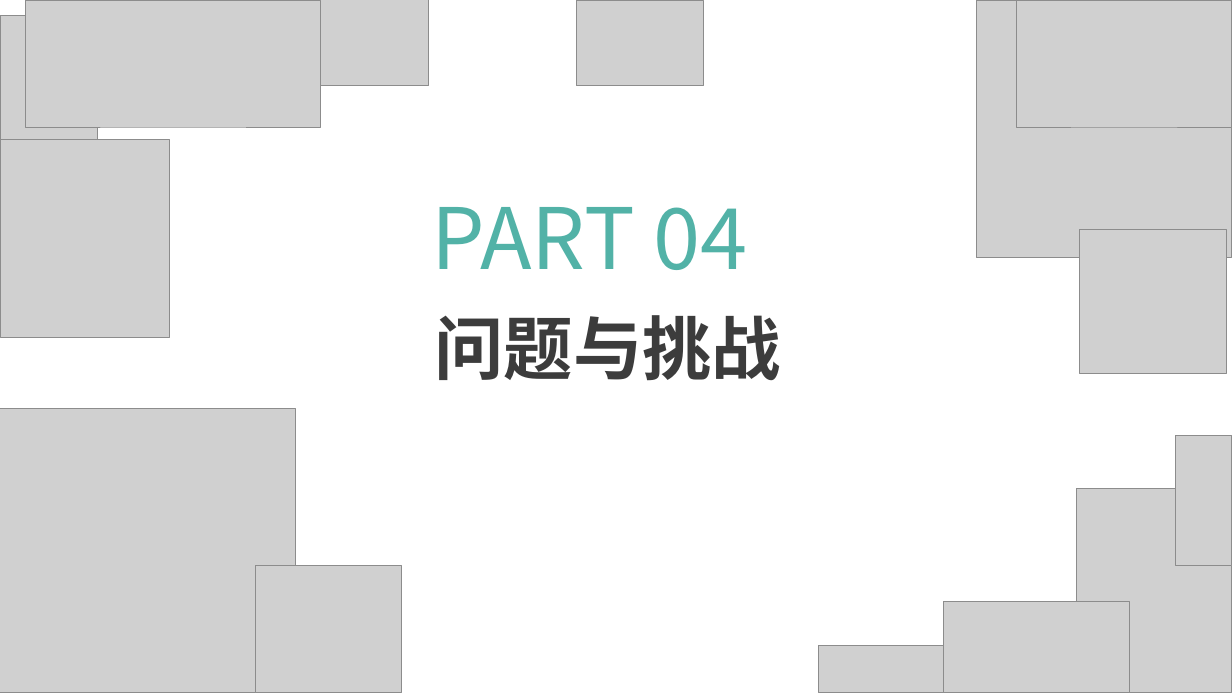
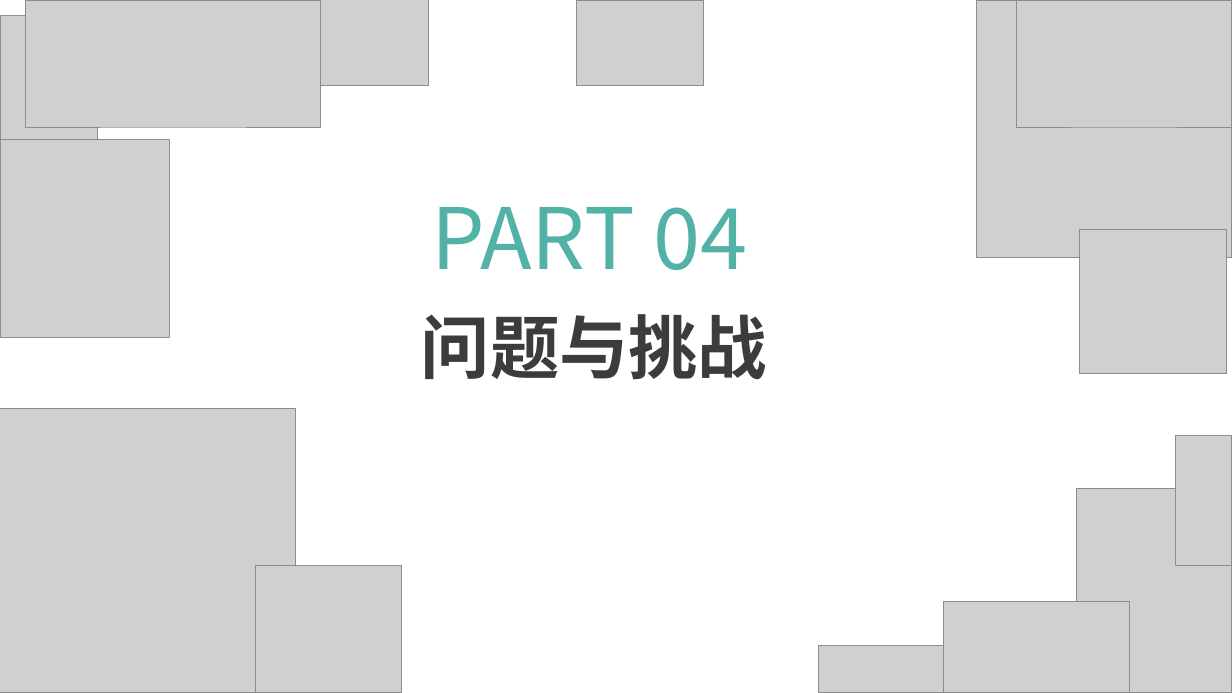
Before and after one commit to ArCan314/ByteDanceAndroidFinalProject, a slide deck: slide 12 of AndroidFinal.pptx. Drawn at 1232x693 pixels with LibreOffice and Linux fonts; fonts in the diff are those of the drawing; grey boxes stand for pictures; background and template pictures are left out. Boxes give left, top, right and bottom in pixels: in the first picture for what was removed or moved away, otherwise in the second. Text is boxed around its words. In the diff, an @@ line names an element or a change of style, - is before the commit and + after.

```diff
--- a/AndroidFinal.pptx
+++ b/AndroidFinal.pptx
@@ text "问题与挑战": place and size @@
-text "问题与挑战" at box(435, 315, 781, 381)
+text "问题与挑战" at box(421, 314, 767, 380)
```
Also in this commit, not shown: 1 other slide changed.
